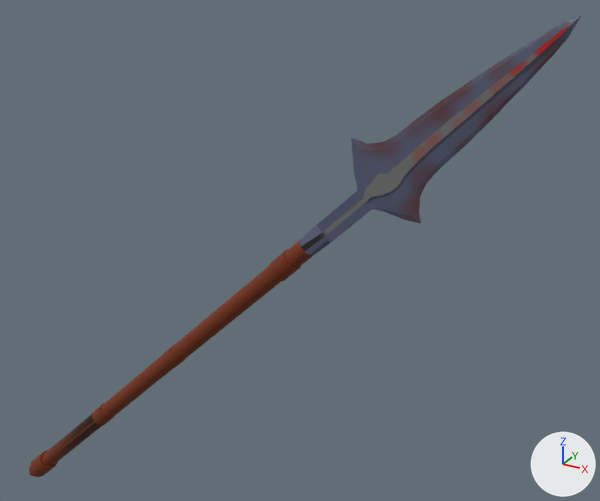
One commit to the FBX model fbx uzantısı/mızrak.fbx: the scene before it, then after it.
The view is the same before and after, from a 50 mm camera at (3.86, -5.43, 7.33) aimed at (0.92, -0.08, 4.65). Every picture has the same lights, and +X, +Y and +Z are marked at lower right. Where no turn or scale is listed for an object, it has been applied to the vertices.

Names of what the first picture shows: 'sap', 'uc', 'uc.001'.
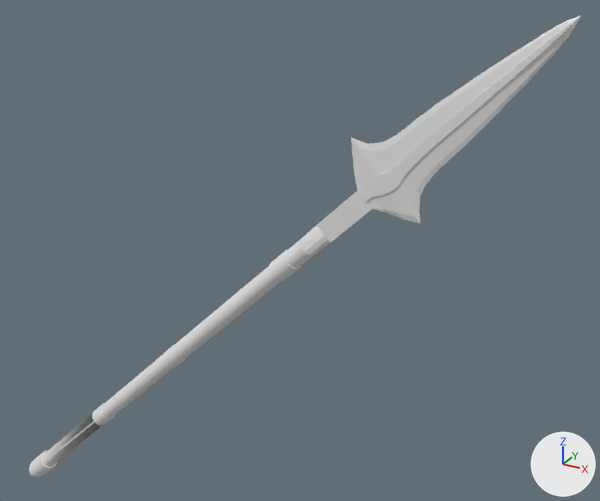
The change, as a diff of the scene's bpy script:
```diff
--- a/fbx uzantısı/mızrak.fbx.py
+++ b/fbx uzantısı/mızrak.fbx.py
@@ me_cylinder @@
 me_cylinder.from_pydata(...)  # 608 vertices, 579 faces; spans x -1.1..2.22, y -0.1..0.1, z -1.1..2.22
-me_cylinder.materials.append(mat_material_003)  # picture img_sap_png
@@ me_cylinder_001 @@
 me_cylinder_001.from_pydata(...)  # 442 vertices, 388 faces; spans x 2.11..3.85, y -0.07..0.08, z 2.11..3.89
-me_cylinder_001.materials.append(mat_material_002)  # picture img_uckenar_png
@@ me_cylinder_002 @@
 me_cylinder_002.from_pydata(...)  # 116 vertices, 58 faces; spans x 2.14..3.85, y -0.07..0.08, z 2.15..3.89
-me_cylinder_002.materials.append(mat_material_001)  # picture img_ucsus_png
```

Pixel boxes (x1, y1, x2, y2) of what changed, in the pictures (600 x 501 px):
'uc', recoloured (blue to grey): (300, 16, 581, 255) in both
'sap', recoloured (brown to grey): (29, 239, 314, 477) in both
'uc.001', recoloured: (301, 17, 579, 252) in both
